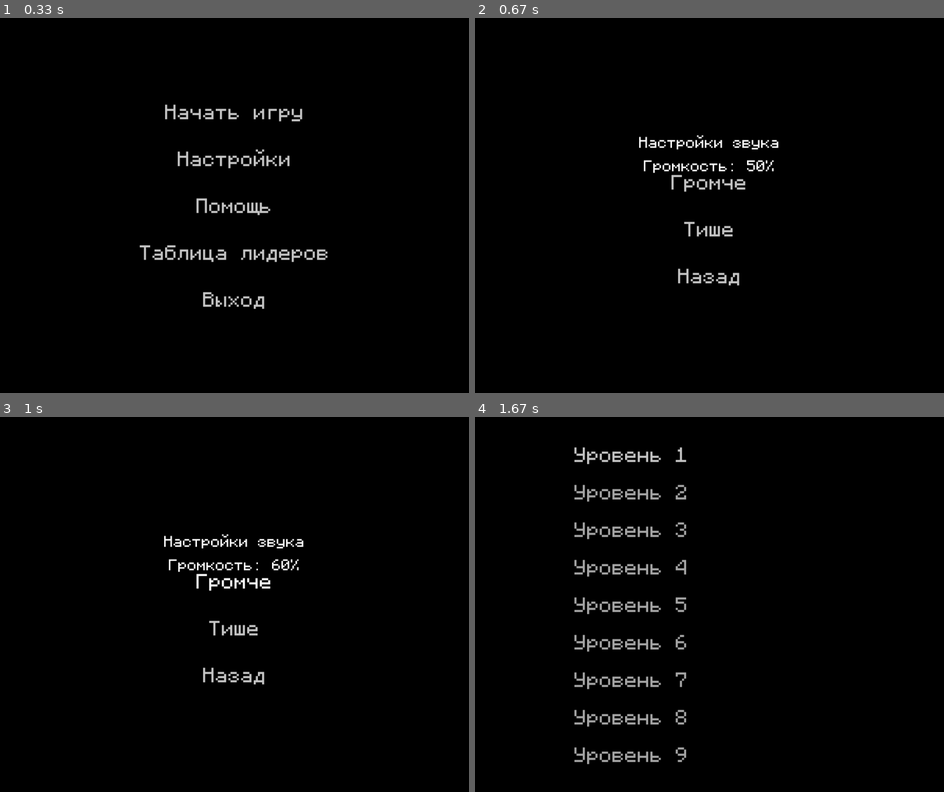
Above: before the commit, frames 1-4 (two rows, left to right).
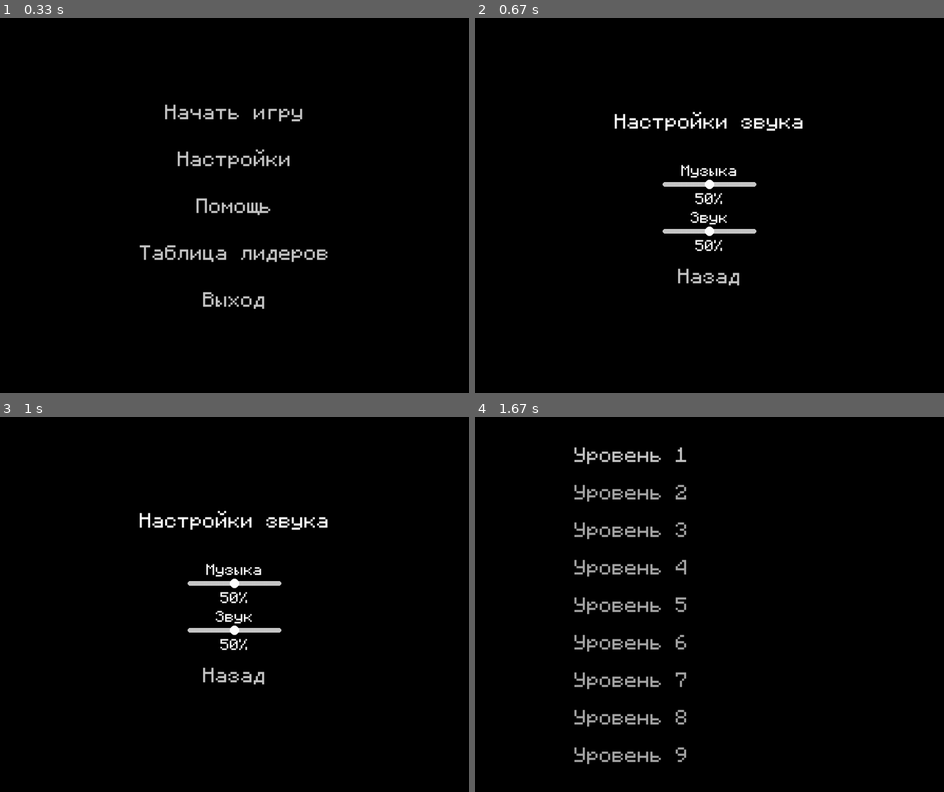
Above: after the commit, the same moments.

Repository: remalQ/pygame-project
Game: pygame game, started from Main.py
Same seed, same stepped clock (60 frames per second), same inputs: the game is played once before the commit and once after it.
Inputs (mouse positions are in pixels of both pictures, inside the frame that each line leads up to):
- Up to frame 1 (0.33 s): no input
- Up to frame 2 (0.67 s): click "Настройки" at 0.38 s
- Up to frame 3 (1 s): click (234, 582) at 0.72 s
- Up to frame 4 (1.67 s): press the mouse at (709, 675) at 1.03 s; move the mouse to (737, 627) at 1.13 s; release the mouse at (765, 578) at 1.27 s; click "Начать игру" at 1.38 s

Frame 1 is identical in both runs. In frame 2, 2.4% of the frame differs, in the area x 29-70%, y 25-63%; in frame 3, 2.5%; in frame 4, nothing differs.

Commit message:
settings music

Diff:
--- a/Menus/SettingsMenu.py
+++ b/Menus/SettingsMenu.py
@@ -3,50 +3,75 @@
 from Button import Button
 from Const_Values import *
 
-
 class SettingsMenu:
     def __init__(self):
-        self.volume = 0.5  # начальное значение громкости (от 0.0 до 1.0)
-        pygame.mixer.music.set_volume(self.volume)
+        # Инициализация начальных значений громкости
+        self.music_volume = 0.5  # Начальная громкость музыки (от 0.0 до 1.0)
+        self.sound_volume = 0.5  # Начальная громкость звуковых эффектов (от 0.0 до 1.0)
+        pygame.mixer.music.set_volume(self.music_volume)  # Установка громкости фоновой музыки
+
+    def draw_slider(self, screen, x, y, value, label, font):
+        # Отрисовка ползунка для регулировки громкости
+        label_text = font.render(label, True, WHITE)
+        screen.blit(label_text, (x - label_text.get_width() // 2, y - 40))
+
+        # Отрисовка дорожки ползунка
+        track_rect = pygame.Rect(x - 100, y, 200, 10)
+        pygame.draw.rect(screen, GRAY, track_rect, border_radius=5)
+
+        # Отрисовка ручки ползунка
+        handle_pos = x - 100 + int(value * 200)  # Преобразование значения 0.0-1.0 в позицию 0-200 пикселей
+        handle_rect = pygame.Rect(handle_pos - 10, y - 5, 20, 20)
+        pygame.draw.rect(screen, WHITE, handle_rect, border_radius=10)
+
+        # Отрисовка текущего значения громкости в процентах
+        volume_text = font.render(f"{int(value * 100)}%", True, WHITE)
+        screen.blit(volume_text, (x - volume_text.get_width() // 2, y + 20))
+
+        return track_rect, handle_rect
+
+    def handle_slider(self, mouse_pos, mouse_pressed, track_rect, current_value):
+        # Обработка взаимодействия с ползунком
+        if track_rect.collidepoint(mouse_pos) and mouse_pressed[0]:
+            # Если мышь находится на дорожке и нажата левая кнопка
+            relative_x = mouse_pos[0] - track_rect.left  # Относительная позиция мыши на дорожке
+            new_value = max(0.0, min(1.0, relative_x / track_rect.width))  # Новое значение (0.0-1.0)
+            return new_value
+        return current_value  # Возврат текущего значения, если нет взаимодействия
 
     def show(self, screen):
         settings_active = True
-        increase_button = Button("Громче", WIDTH // 2, HEIGHT // 2 - 50, GRAY, WHITE)
-        decrease_button = Button("Тише", WIDTH // 2, HEIGHT // 2 + 50, GRAY, WHITE)
         back_button = Button("Назад", WIDTH // 2, HEIGHT // 2 + 150, GRAY, WHITE)
-
         font = pygame.font.Font("Fonts/Monocraft.otf", 30)
+        title_font = pygame.font.Font("Fonts/Monocraft.otf", 40)
 
         while settings_active:
             screen.fill(BLACK)
 
-            # Текст заголовка
-            title = font.render("Настройки звука", True, WHITE)
-            screen.blit(title, (WIDTH // 2 - title.get_width() // 2, HEIGHT // 2 - 150))
+            title = title_font.render("Настройки звука", True, WHITE)
+            screen.blit(title, (WIDTH // 2 - title.get_width() // 2, HEIGHT // 2 - 200))
 
-            # Показ текущей громкости
-            volume_text = font.render(f"Громкость: {int(self.volume * 100)}%", True, WHITE)
-            screen.blit(volume_text, (WIDTH // 2 - volume_text.get_width() // 2, HEIGHT // 2 - 100))
+            # Отрисовка ползунков для музыки и звуков
+            music_track, music_handle = self.draw_slider(screen, WIDTH // 2, HEIGHT // 2 - 50, self.music_volume, "Музыка", font)
+            sound_track, sound_handle = self.draw_slider(screen, WIDTH // 2, HEIGHT // 2 + 50, self.sound_volume, "Звук", font)
 
-            increase_button.draw(screen)
-            decrease_button.draw(screen)
             back_button.draw(screen)
 
+            mouse_pressed = pygame.mouse.get_pressed()
             for event in pygame.event.get():
                 if event.type == pygame.QUIT:
                     pygame.quit()
                     sys.exit()
 
                 if event.type == pygame.MOUSEBUTTONDOWN:
-                    if increase_button.is_clicked(pygame.mouse.get_pos()):
-                        self.volume = min(1.0, self.volume + 0.1)
-                        pygame.mixer.music.set_volume(self.volume)
-
-                    elif decrease_button.is_clicked(pygame.mouse.get_pos()):
-                        self.volume = max(0.0, self.volume - 0.1)
-                        pygame.mixer.music.set_volume(self.volume)
-
-                    elif back_button.is_clicked(pygame.mouse.get_pos()):
+                    if back_button.is_clicked(pygame.mouse.get_pos()):
                         settings_active = False
 
+            mouse_pos = pygame.mouse.get_pos()
+            self.music_volume = self.handle_slider(mouse_pos, mouse_pressed, music_track, self.music_volume)
+            self.sound_volume = self.handle_slider(mouse_pos, mouse_pressed, sound_track, self.sound_volume)
+
+            # Применение громкости музыки
+            pygame.mixer.music.set_volume(self.music_volume)
+
             pygame.display.flip()
Binary file changed: game_records.db
